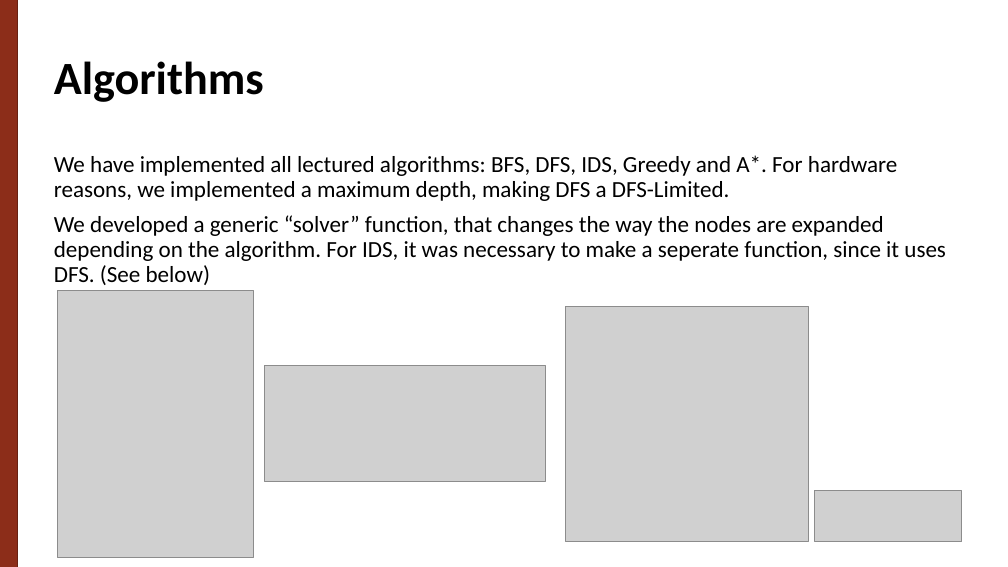
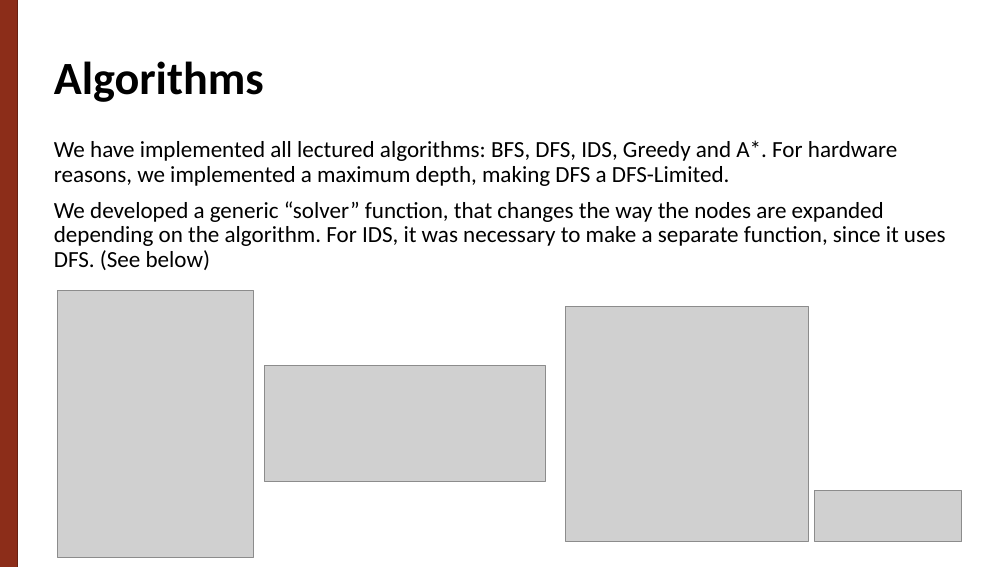
Before and after one commit to g-batalhao-a/IART, a slide deck: slide 7 of Project1/docs/Ball Sort Puzzle.pptx. Drawn at 1008x567 pixels with LibreOffice and Linux fonts; fonts in the diff are those of the drawing; grey boxes stand for pictures. Boxes give left, top, right and bottom in pixels: in the first picture for what was removed or moved away, otherwise in the second. Text is boxed around its words. In the diff, an @@ line names an element or a change of style, - is before the commit and + after.

```diff
--- a/Project1/docs/Ball Sort Puzzle.pptx
+++ b/Project1/docs/Ball Sort Puzzle.pptx
@@ text "We have implemented all lectured ...": place and size @@
-text "We have implemented all lectured ..." at box(54, 155, 946, 285)
+text "We have implemented all lectured ..." at box(54, 140, 946, 270)
@@ text at box(54, 201, 946, 270): text changed @@
-We developed a generic “solver” function, that changes the way the nodes are expanded depending on the algorithm. For IDS, it was necessary to make a seperate function, since it uses DFS. (See below)
+We developed a generic “solver” function, that changes the way the nodes are expanded depending on the algorithm. For IDS, it was necessary to make a separate function, since it uses DFS. (See below)
```
Also in this commit, not shown: 5 other slides changed, 4 other files.
